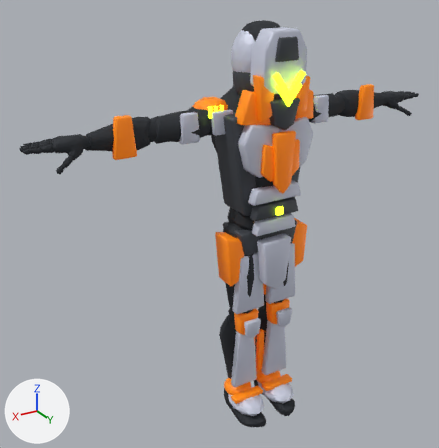
The glTF model public/kyx-player.glb, before and after one commit.
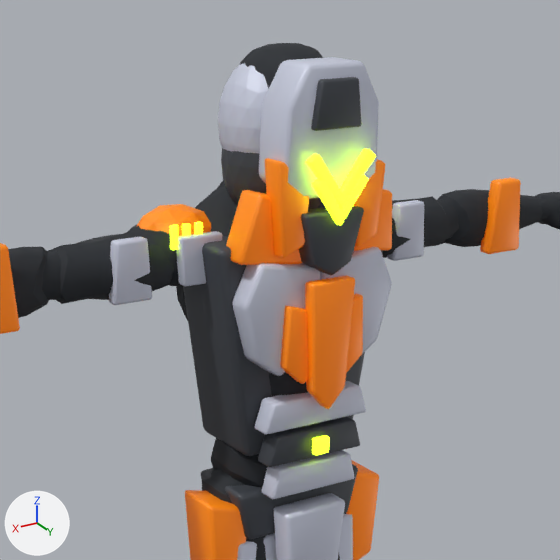
Each version appears first whole from a 50 mm camera at (1.432, 2.058, 2.036) aimed at (0.14, -0.096, 0.96), and next in a close-up on the part from 29% to 89% of the width and 0% to 59% of the height. The axes (+X, +Y, +Z) are drawn at lower left. The lights are the same throughout. The last two pictures show the newer version. Where no turn or scale is listed for an object, it has been applied to the vertices. Vertices at exactly the same position are counted once.

Objects in the first close-up: 'KYX_AbPlate_1', 'KYX_Chin', 'KYX_Collar_L', 'KYX_CoreVest', 'KYX_ForeheadInset', 'KYX_GroinPlate', 'KYX_HelmetCheek_L', 'KYX_HelmetCheek_R', 'KYX_HelmetCrown', 'KYX_HelmetShell', 'KYX_HipWing_L', 'KYX_Pectoral_L', 'KYX_Pectoral_R', 'KYX_SternumBlade', 'KYX_Undersuit_Mannequin', 'KYX_VisorChevron_1', 'KYX_VisorChevron_2' and 20 more.
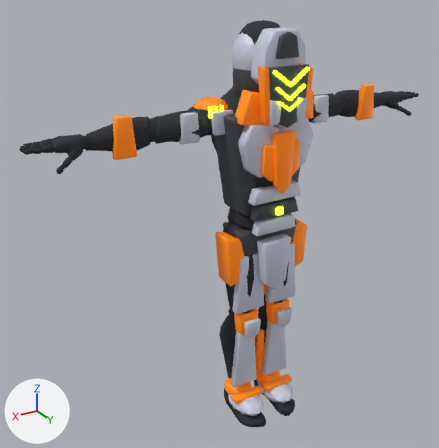
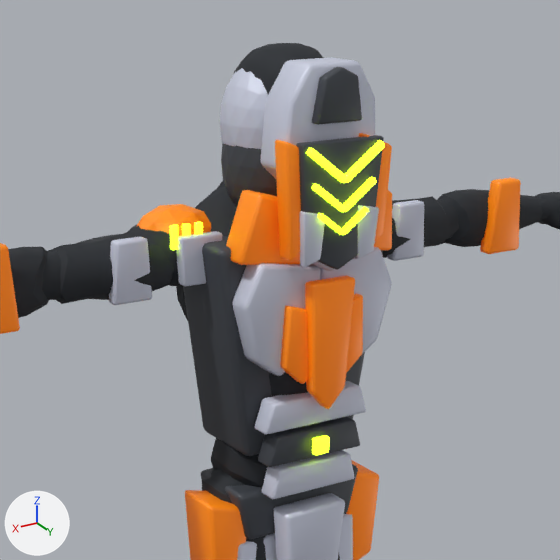
Commit message: Refine warrior helmet and face

What differs and where, as boxes [x1, y1, x2, y2] in the close-ups (560 x 560 px):
'KYX_HelmetCrown', reshaped (14% shorter)
    before: [259, 57, 379, 199]
    after: [260, 57, 375, 179]
'KYX_FaceRecess', added
    after: [296, 135, 384, 270]
'KYX_HelmetCheek_L', reshaped
    before: [265, 158, 309, 258]
    after: [275, 140, 301, 261]
'KYX_HelmetShell', rescaled (11% shorter)
    before: [218, 63, 269, 154]
    after: [219, 68, 268, 149]
'KYX_Chin', recoloured, reshaped (mostly hidden afterwards)
    before: [299, 206, 364, 275]
    after: [313, 261, 334, 271]
'KYX_ForeheadInset', reshaped (7% taller)
    before: [311, 77, 362, 131]
    after: [312, 67, 362, 125]
'KYX_HelmetCheek_R', reshaped
    before: [353, 159, 385, 247]
    after: [359, 133, 392, 241]
'KYX_VisorChevrons', added
    after: [306, 140, 385, 235]
'KYX_VisorChevron_1', deleted
    before: [306, 148, 376, 207]
'KYX_JawInsert_L', added (pale blue)
    after: [299, 211, 325, 267]
'KYX_VisorChevron_2', deleted
    before: [312, 175, 369, 226]
'KYX_JawInsert_R', added (pale blue)
    after: [354, 205, 379, 259]

The change, as a list of edits to the scene's bpy script:
```text
Change me_kyx_chin_mesh:
    remove me_kyx_chin_mesh.from_pydata(...)  # 70 vertices, 136 faces; spans x -0.0672..0.0672, y 0.1265..0.1773, z 1.4283..1.5485
    remove me_kyx_chin_mesh.materials.append(mat_kyx_armordark)  # dark grey #42464d
    add me_kyx_chin_mesh.from_pydata(...)  # 70 vertices, 136 faces; spans x -0.0573..0.0573, y 0.1291..0.1748, z 1.4356..1.5455
    me_kyx_chin_mesh part 1: 70 of 70 vertices moved; they spanned x -0.0672..0.0672, y 0.1265..0.1773, z 1.4283..1.5485 and now span x -0.0573..0.0573, y 0.1291..0.1748, z 1.4356..1.5455; mean shift (0.0, 0.0, 0.0026)
    add me_kyx_chin_mesh.materials.append(mat_kyx_armor)  # pale blue #ced3e5
Change me_kyx_foreheadinset_mesh:
    remove me_kyx_foreheadinset_mesh.from_pydata(...)  # 56 vertices, 108 faces; spans x -0.0521..0.0521, y 0.1509..0.1753, z 1.6948..1.7812
    add me_kyx_foreheadinset_mesh.from_pydata(...)  # 70 vertices, 136 faces; spans x -0.0499..0.0499, y 0.156..0.1784, z 1.706..1.8006
    me_kyx_foreheadinset_mesh part 2: the whole mesh is rebuilt
Change me_kyx_helmetcheek_l_mesh:
    remove me_kyx_helmetcheek_l_mesh.from_pydata(...)  # 56 vertices, 108 faces; spans x 0.043..0.12, y 0.112..0.161, z 1.47..1.646
    add me_kyx_helmetcheek_l_mesh.from_pydata(...)  # 56 vertices, 108 faces; spans x 0.053..0.117, y 0.14..0.18, z 1.469..1.681
    me_kyx_helmetcheek_l_mesh part 3: 56 of 56 vertices moved; they spanned x 0.043..0.12, y 0.112..0.161, z 1.47..1.646 and now span x 0.053..0.117, y 0.14..0.18, z 1.469..1.681; mean shift (0.003, 0.023, 0.019)
Change me_kyx_helmetcheek_r_mesh:
    remove me_kyx_helmetcheek_r_mesh.from_pydata(...)  # 56 vertices, 108 faces; spans x -0.125..-0.048, y 0.112..0.161, z 1.47..1.646
    add me_kyx_helmetcheek_r_mesh.from_pydata(...)  # 56 vertices, 108 faces; spans x -0.122..-0.057, y 0.14..0.18, z 1.469..1.681
    me_kyx_helmetcheek_r_mesh part 4: 56 of 56 vertices moved; they spanned x -0.125..-0.048, y 0.112..0.161, z 1.47..1.646 and now span x -0.122..-0.057, y 0.14..0.18, z 1.469..1.681; mean shift (-0.003, 0.023, 0.019)
Change me_kyx_helmetcrown_mesh:
    remove me_kyx_helmetcrown_mesh.from_pydata(...)  # 96 vertices, 188 faces; spans x -0.106..0.106, y 0.071..0.162, z 1.572..1.808
    add me_kyx_helmetcrown_mesh.from_pydata(...)  # 96 vertices, 188 faces; spans x -0.105..0.105, y 0.075..0.158, z 1.59..1.808
    me_kyx_helmetcrown_mesh part 5: 96 of 96 vertices moved; they spanned x -0.106..0.106, y 0.071..0.162, z 1.572..1.808 and now span x -0.105..0.105, y 0.075..0.158, z 1.59..1.808; mean shift (0.0, 0.0, 0.013)
Change me_icosphere_002:
    remove me_icosphere_002.from_pydata(...)  # 162 vertices, 320 faces; spans x -0.12..0.12, y -0.124..0.097, z 1.551..1.825
    add me_icosphere_002.from_pydata(...)  # 162 vertices, 320 faces; spans x -0.116..0.116, y -0.122..0.095, z 1.557..1.819
    me_icosphere_002 part 6: the whole mesh is scaled about its middle by (0.966, 0.982, 0.956)
Remove ob_kyx_visorchevron_1:
    ob_kyx_visorchevron_1 = bpy.data.objects.new('KYX_VisorChevron_1', me_kyx_visorchevron_1_mesh)
Remove ob_kyx_visorchevron_2:
    ob_kyx_visorchevron_2 = bpy.data.objects.new('KYX_VisorChevron_2', me_kyx_visorchevron_2_mesh)
Add ob_kyx_visorchevrons:
    ob_kyx_visorchevrons = bpy.data.objects.new('KYX_VisorChevrons', me_kyx_visor_1_l_mesh)  # 336 vertices, 648 faces; spans x -0.084..0.084, y 0.191..0.204, z 1.51..1.672; in mat_kyx_visor (green #dffa38, glowing green #cbff21)
    ob_kyx_visorchevrons.location = (0.0, 0.0, 0.0)
Add ob_kyx_jawinsert_r:
    ob_kyx_jawinsert_r = bpy.data.objects.new('KYX_JawInsert_R', me_kyx_jawinsert_r_mesh)  # 56 vertices, 108 faces; spans x -0.087..-0.0368, y 0.1763..0.1946, z 1.4573..1.5589; in mat_kyx_armor (pale blue #ced3e5)
    ob_kyx_jawinsert_r.location = (0.0, 0.0, 0.0)
Add ob_kyx_jawinsert_l:
    ob_kyx_jawinsert_l = bpy.data.objects.new('KYX_JawInsert_L', me_kyx_jawinsert_l_mesh)  # 56 vertices, 108 faces; spans x 0.0349..0.0851, y 0.1763..0.1946, z 1.4573..1.5589; in mat_kyx_armor (pale blue #ced3e5)
    ob_kyx_jawinsert_l.location = (0.0, 0.0, 0.0)
Add ob_kyx_facerecess:
    ob_kyx_facerecess = bpy.data.objects.new('KYX_FaceRecess', me_kyx_facerecess_mesh)  # 82 vertices, 160 faces; spans x -0.091..0.091, y 0.169..0.192, z 1.443..1.678; in mat_kyx_armordark (dark grey #42464d)
    ob_kyx_facerecess.location = (0.0, 0.0, 0.0)
```
